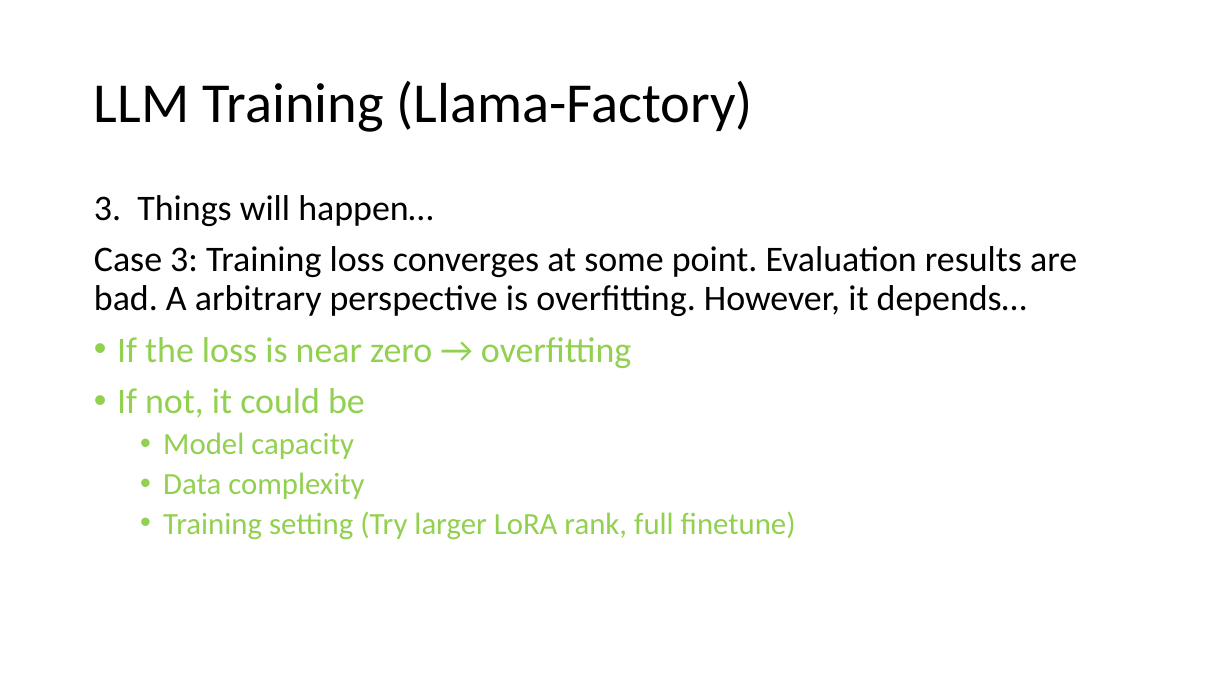
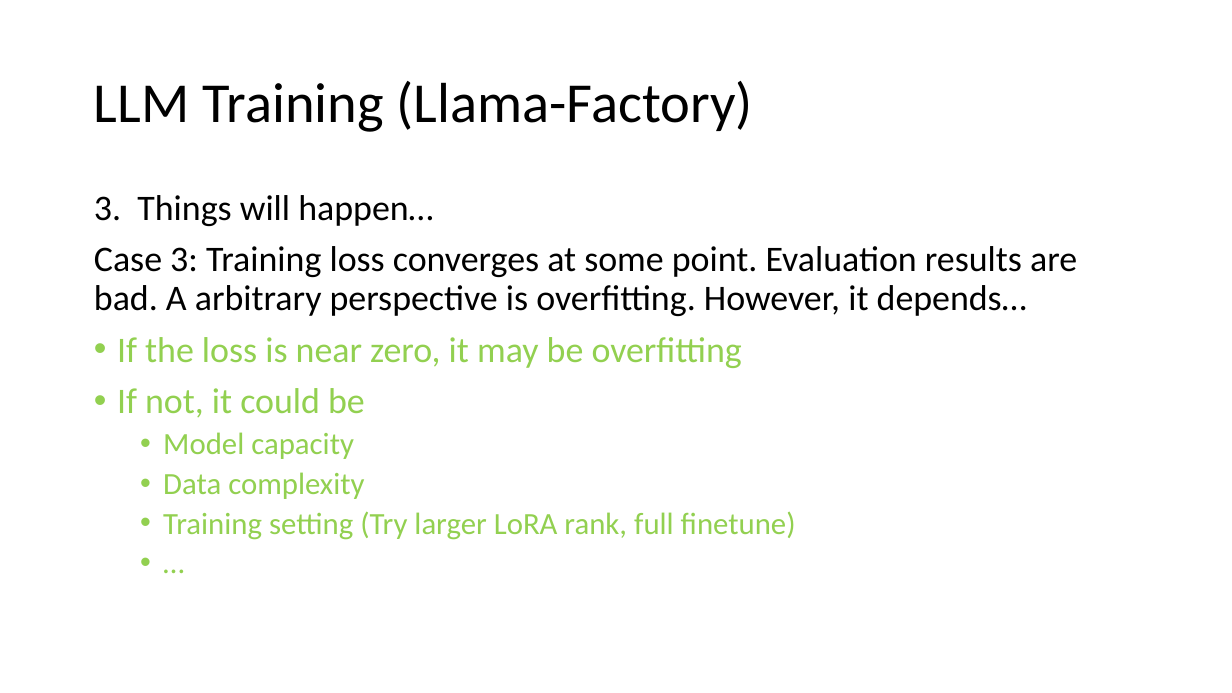
Before and after one commit to Chord-Chen-30/ShanghaiTech-NLP-Lecture-S26, a slide deck: slide 21 of llm_engineering.pptx (slide 20 before the commit). Drawn at 1232x693 pixels with LibreOffice and Linux fonts; fonts in the diff are those of the drawing. Boxes give left, top, right and bottom in pixels: in the first picture for what was removed or moved away, otherwise in the second. Text is boxed around its words. In the diff, an @@ line names an element or a change of style, - is before the commit and + after.

```diff
--- a/llm_engineering.pptx
+++ b/llm_engineering.pptx
@@ text at <box>94,195,1077,540</box>: paragraph added @@
+  • …
@@ text at <box>117,337,742,368</box>: text changed @@
-• If the loss is near zero → overfitting
+• If the loss is near zero, it may be overfitting
```
Also in this commit, not shown: 17 other slides changed, 1 slide added.
